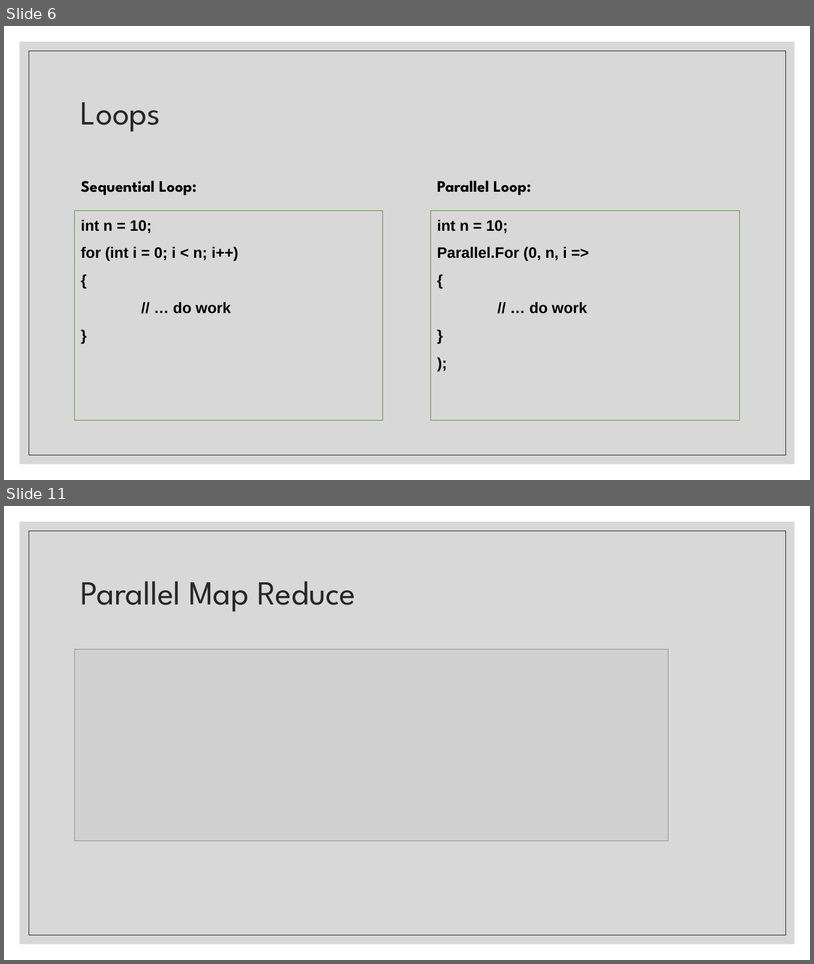
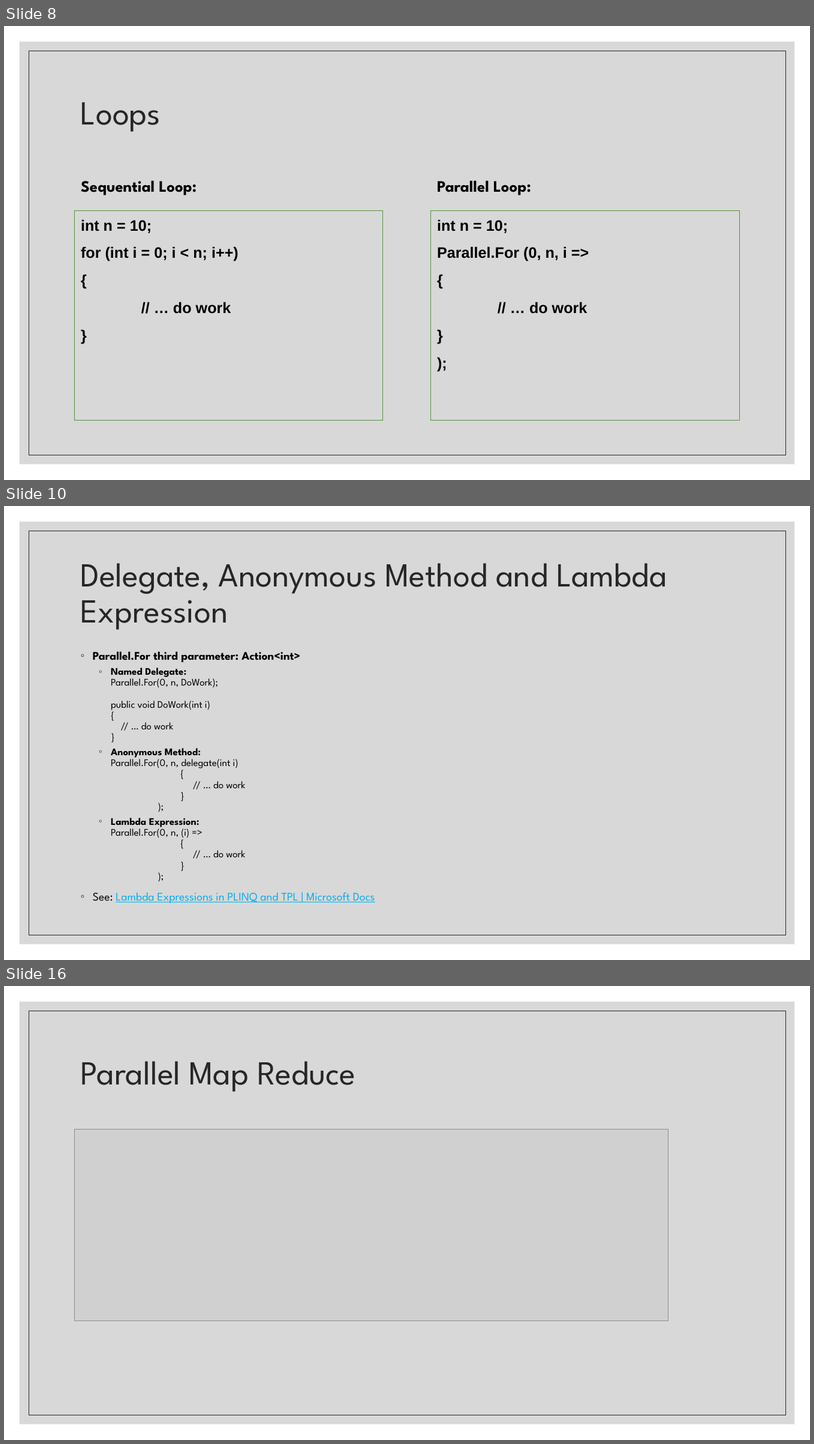
Before and after one commit to belward1/CSC543FinalProject, a slide deck: CSC543FinalProject/CSC 543 - Spring 2021 - Final Project - Bob Elward.pptx. Shown one above the other, each under a label of ours: slides 6 and 11 before the commit, slides 8, 10 and 16 after it; the slides between them are not shown. The pictures are 814x964 and 814x1444 pixels, drawn with LibreOffice and Linux fonts; fonts in the diff are those of the drawing; grey boxes stand for pictures. Boxes give left, top, right and bottom in pixels: in the first picture for what was removed or moved away, otherwise in the second. Text is boxed around its words. In the diff, an @@ line names an element or a change of style, - is before the commit and + after.

Commit message:
Added ParallelInvoke.

```diff
--- a/CSC543FinalProject/CSC 543 - Spring 2021 - Final Project - Bob Elward.pptx
+++ b/CSC543FinalProject/CSC 543 - Spring 2021 - Final Project - Bob Elward.pptx
@@ slide 10 added at (x1=4, y1=506, x2=810, y2=960), background #FFFFFF; not listed: 2 template elements that a slide beside it also shows @@
@@ title added at (x1=81, y1=563, x2=668, y2=630), 40 pt, text #262626 @@
+Delegate, Anonymous Method and Lambda Expression
@@ text added at (x1=93, y1=651, x2=375, y2=903), 12 pt, text #000000 @@
+◦ Parallel.For third parameter: Action<int>
+  ◦ Named Delegate:
+    Parallel.For(0, n, DoWork);
+    public void DoWork(int i)
+    {
+    // … do work
+    }
+  ◦ Anonymous Method:
+    Parallel.For(0, n, delegate(int i)
+    {
+    // … do work
+    }
+    );
+  ◦ Lambda Expression:
+    Parallel.For(0, n, (i) =>
+    {
+    // … do work
+    }
+    );
+◦ See: Lambda Expressions in PLINQ and TPL | Microsoft Docs
@@ what was slide 6 is now slide 8 @@
@@ what was slide 11 is now slide 16 @@
```
Also in this commit, not shown: 4 slides changed, 5 other slides added, 10 other files.
